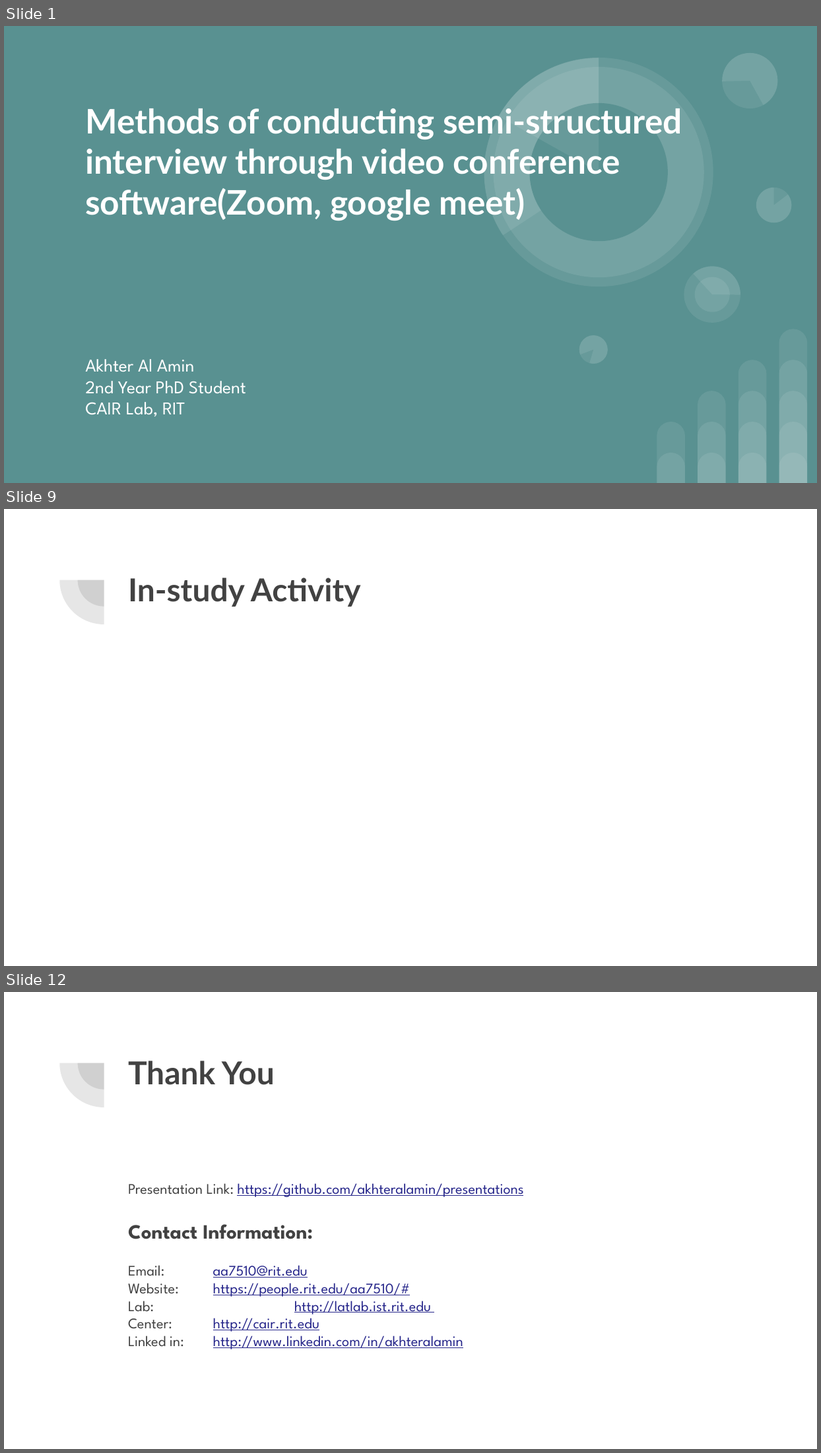
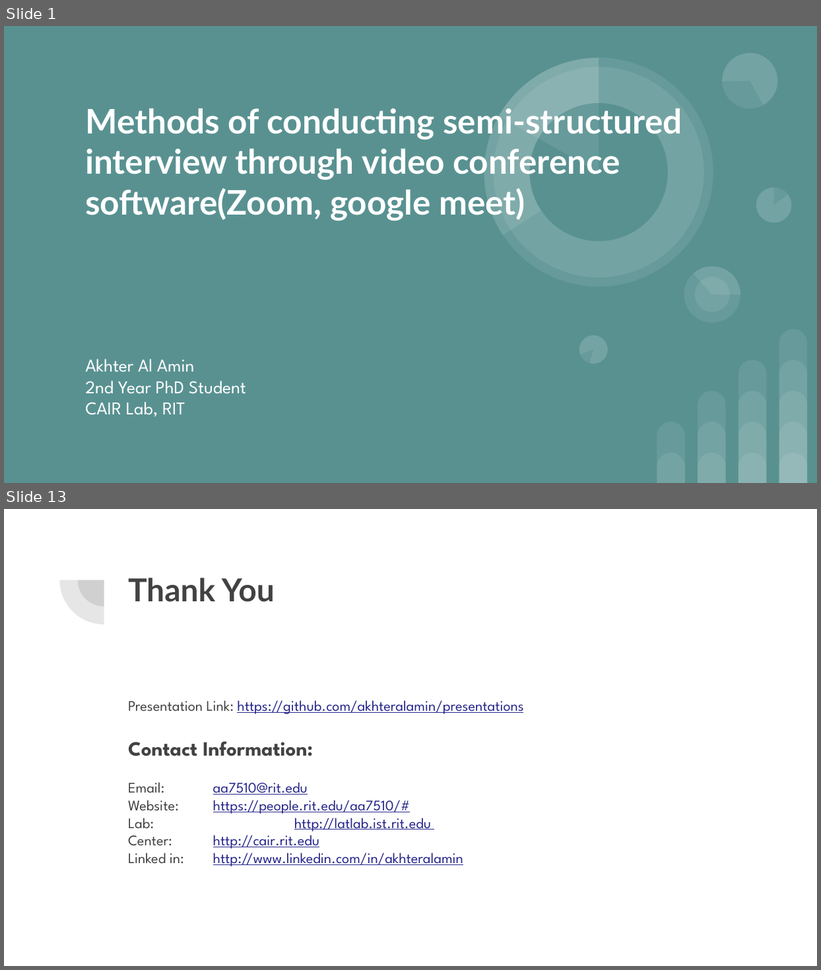
Before and after one commit to akhteralamin/presentations, a slide deck: Remote Semi Interview Methods.pptx. Shown one above the other, each under a label of ours: slides 1, 9 and 12 before the commit, slides 1 and 13 after it; the slides between them are not shown. The pictures are 821x1453 and 821x970 pixels, drawn with LibreOffice and Linux fonts; fonts in the diff are those of the drawing. Boxes give left, top, right and bottom in pixels: in the first picture for what was removed or moved away, otherwise in the second. Text is boxed around its words. In the diff, an @@ line names an element or a change of style, - is before the commit and + after.

```diff
--- a/Remote Semi Interview Methods.pptx
+++ b/Remote Semi Interview Methods.pptx
@@ slide 9 removed at bbox=[4, 509, 817, 966], background #FFFFFF; not listed: 2 template elements that a slide beside it also shows @@
@@ title removed at bbox=[128, 578, 361, 607] @@
-In-study Activity
@@ what was slide 12 is now slide 13 @@
```
Also in this commit, not shown: 4 slides changed, 7 slides added, 5 other slides removed, 1 other file.
